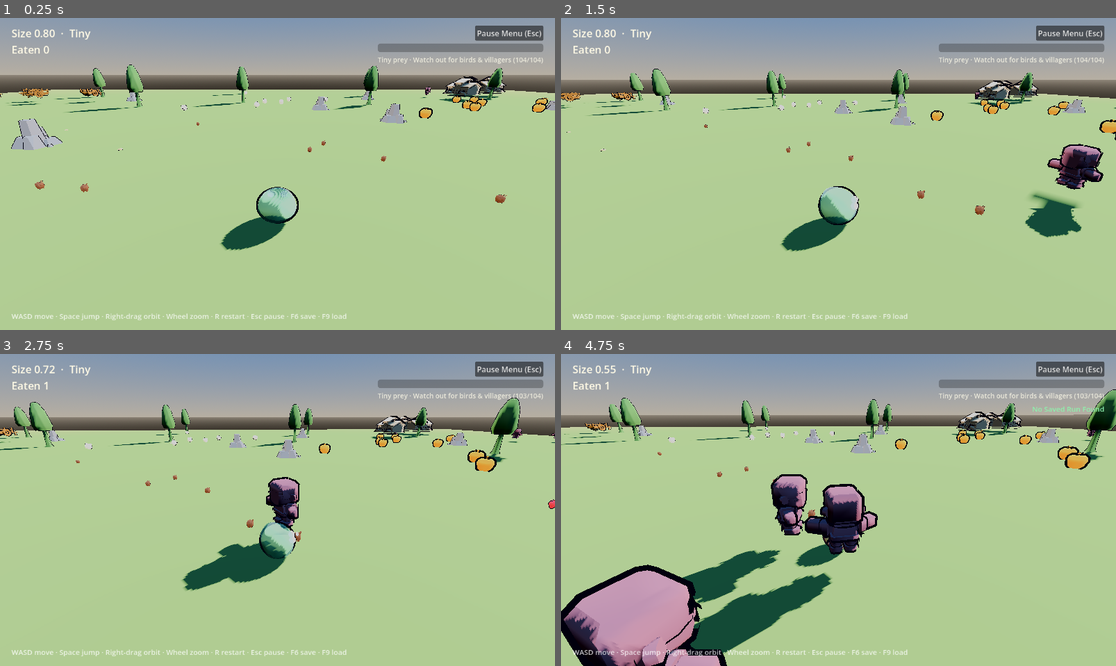
Above: before the commit, frames 1-4 (two rows, left to right).
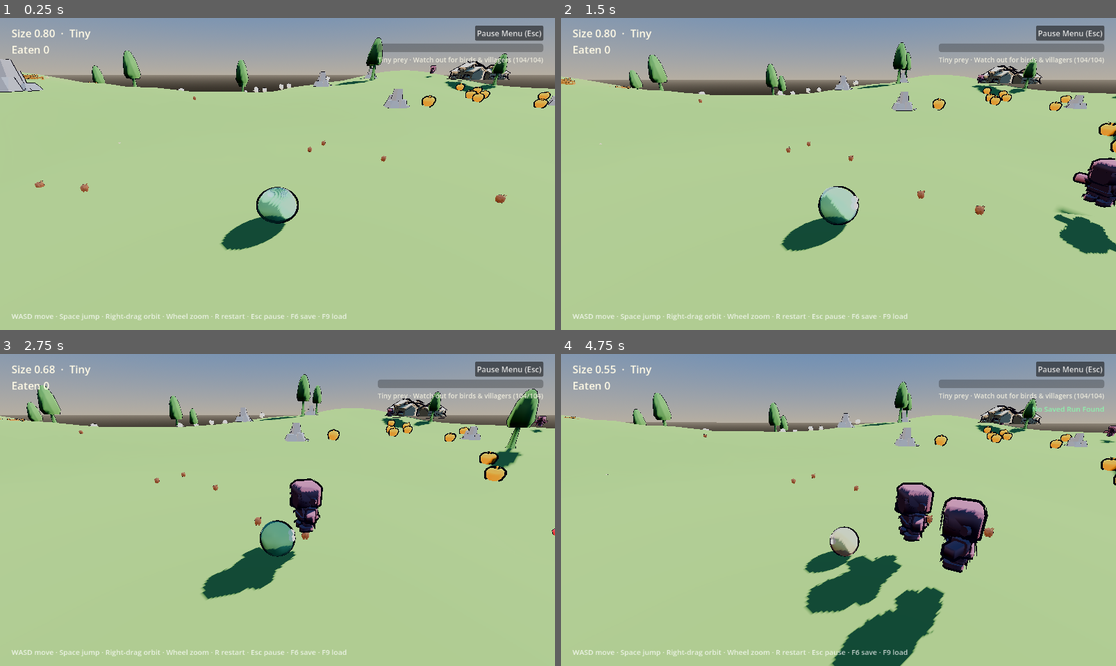
Above: after the commit, the same moments.

Repository: EN-rain/how-to-live-as-a-slime
Game: Godot game, scene res://scenes/main.tscn
The game is run twice, just before and just after one commit, with the same random seed, the same clock (stepped at 60 frames per second) and the same inputs.
Inputs (mouse positions are in pixels of both pictures, inside the frame that each line leads up to):
- Up to frame 1 (0.25 s): no input
- Up to frame 2 (1.5 s): move the mouse to (960, 158) at 0.52 s; hold D (move_right) 0.53-1.25 s; click (960, 158) at 0.67 s; tap Space (jump) at 0.77 s; drag from (727, 189) to (810, 236) at 1.27 s
- Up to frame 3 (2.75 s): move the mouse to (333, 441) at 2.02 s; hold D (move_right) from 2.03 s (still down)
- Up to frame 4 (4.75 s): release D (move_right) at 2.75 s; drag from (810, 572) to (672, 463) at 2.77 s; move the mouse to (1005, 556) at 3.52 s; hold A (move_left) 3.53-4.25 s; tap Space (jump) at 3.77 s; tap F9 (quick_load) at 4.15 s; drag from (672, 463) to (755, 432) at 4.27 s

The runs differ from the first frame. In frame 1, 6.3% of the frame differs, in the area x 0-100%, y 6-56%; in frame 2, 8.5%; in frame 3, 11%; in frame 4, 29%, in the area x 0-100%, y 8-100%.

Commit message:
feat(world): generate rolling terrain and snap spawns to it
Replace the flat 100x100 box with an ArrayMesh height field and matching ConcavePolygonShape3D, sample the same height function for the navmesh, and snap trees, rocks, edibles, mobs, and saved positions to the ground. Named mounds give the arena landmarks while the spawn stays flat; the boundary walls now extend below the lowest terrain.

Diff:
--- a/scenes/world.tscn
+++ b/scenes/world.tscn
@@ -33,24 +33,19 @@
 fog_depth_begin = 42.0
 fog_depth_end = 150.0
 
-[sub_resource type="BoxMesh" id="BoxMesh_ground"]
-size = Vector3(100, 1, 100)
-
-[sub_resource type="BoxShape3D" id="BoxShape_ground"]
-size = Vector3(100, 1, 100)
-
 [sub_resource type="BoxShape3D" id="BoxShape_wall_ns"]
-size = Vector3(100, 8, 1)
+size = Vector3(100, 14, 1)
 
 [sub_resource type="BoxShape3D" id="BoxShape_wall_ew"]
-size = Vector3(1, 8, 100)
-
-[node name="World" type="Node3D" node_paths=PackedStringArray("world_environment", "sun_light", "nav_region", "ground_mesh", "trees_root", "rocks_root")]
+size = Vector3(1, 14, 100)
+
+[node name="World" type="Node3D" node_paths=PackedStringArray("world_environment", "sun_light", "nav_region", "ground_mesh", "ground_collision", "trees_root", "rocks_root")]
 script = ExtResource("1_world")
 world_environment = NodePath("WorldEnvironment")
 sun_light = NodePath("Sun")
 nav_region = NodePath("NavigationRegion3D")
 ground_mesh = NodePath("NavigationRegion3D/Ground/Mesh")
+ground_collision = NodePath("NavigationRegion3D/Ground/Collision")
 trees_root = NodePath("NavigationRegion3D/Trees")
 rocks_root = NodePath("NavigationRegion3D/Rocks")
 
@@ -69,20 +64,17 @@
 [node name="NavigationRegion3D" type="NavigationRegion3D" parent="."]
 
 [node name="Ground" type="StaticBody3D" parent="NavigationRegion3D"]
-transform = Transform3D(1, 0, 0, 0, 1, 0, 0, 0, 1, 0, -0.5, 0)
 collision_layer = 1
 collision_mask = 0
 
 [node name="Mesh" type="MeshInstance3D" parent="NavigationRegion3D/Ground"]
-mesh = SubResource("BoxMesh_ground")
 
 [node name="Collision" type="CollisionShape3D" parent="NavigationRegion3D/Ground"]
-shape = SubResource("BoxShape_ground")
 
 [node name="Walls" type="Node3D" parent="NavigationRegion3D"]
 
 [node name="NorthWall" type="StaticBody3D" parent="NavigationRegion3D/Walls"]
-transform = Transform3D(1, 0, 0, 0, 1, 0, 0, 0, 1, 0, 4, -50)
+transform = Transform3D(1, 0, 0, 0, 1, 0, 0, 0, 1, 0, 3, -50)
 collision_layer = 1
 collision_mask = 0
 
@@ -90,7 +82,7 @@
 shape = SubResource("BoxShape_wall_ns")
 
 [node name="SouthWall" type="StaticBody3D" parent="NavigationRegion3D/Walls"]
-transform = Transform3D(1, 0, 0, 0, 1, 0, 0, 0, 1, 0, 4, 50)
+transform = Transform3D(1, 0, 0, 0, 1, 0, 0, 0, 1, 0, 3, 50)
 collision_layer = 1
 collision_mask = 0
 
@@ -98,7 +90,7 @@
 shape = SubResource("BoxShape_wall_ns")
 
 [node name="WestWall" type="StaticBody3D" parent="NavigationRegion3D/Walls"]
-transform = Transform3D(1, 0, 0, 0, 1, 0, 0, 0, 1, -50, 4, 0)
+transform = Transform3D(1, 0, 0, 0, 1, 0, 0, 0, 1, -50, 3, 0)
 collision_layer = 1
 collision_mask = 0
 
@@ -106,7 +98,7 @@
 shape = SubResource("BoxShape_wall_ew")
 
 [node name="EastWall" type="StaticBody3D" parent="NavigationRegion3D/Walls"]
-transform = Transform3D(1, 0, 0, 0, 1, 0, 0, 0, 1, 50, 4, 0)
+transform = Transform3D(1, 0, 0, 0, 1, 0, 0, 0, 1, 50, 3, 0)
 collision_layer = 1
 collision_mask = 0
 
--- a/scripts/main.gd
+++ b/scripts/main.gd
@@ -115,7 +115,7 @@
 	if eat_sound == null:
 		eat_sound = get_node_or_null("EatSound") as AudioStreamPlayer
 
-	player.position = Vector3(0, 1.0, 0)
+	player.position = Vector3(0, _ground_height(0.0, 0.0) + 1.0, 0)
 	_camera_pitch = deg_to_rad(camera_pitch_deg)
 	_prewarm_burst_pool()
 	_spawn_edibles()
@@ -213,7 +213,6 @@
 	var parent: Node = edibles_root if edibles_root != null else self
 	for group in EDIBLE_GROUPS:
 		var data: EdibleData = group["data"]
-		var y := data.size * 0.55
 		var centre: Vector3 = group["center"]
 		var reach: float = group["radius"]
 		for i in int(group["count"]):
@@ -223,7 +222,7 @@
 			for attempt in 24:
 				var angle := rng.randf() * TAU
 				var radius := sqrt(rng.randf()) * reach
-				spot = Vector3(centre.x + cos(angle) * radius, y, centre.z + sin(angle) * radius)
+				spot = Vector3(centre.x + cos(angle) * radius, 0.0, centre.z + sin(angle) * radius)
 				# Never spawn a free meal inside the player's starting eat radius.
 				var flat := Vector2(spot.x, spot.z)
 				if flat.length() < SAFE_SPAWN_RADIUS:
@@ -232,6 +231,8 @@
 					spot.z = outward.y * SAFE_SPAWN_PUSH
 				if _is_spot_clear(spot.x, spot.z, 1.6):
 					break
+			# Sit the meal on the terrain rather than on the old y = 0 plane.
+			spot.y = _ground_height(spot.x, spot.z) + data.size * 0.55
 			var edible := edible_scene.instantiate() as Edible
 			edible.data = data
 			# Position before add_child: _ready() must not run at the origin.
@@ -247,14 +248,14 @@
 		var villager := mob_scene.instantiate() as Mob
 		villager.data = VILLAGER_DATA
 		var spot := _mob_spawn_point(rng, 12.0, 44.0, 2.6)
-		spot.y = 1.2
+		spot.y = _ground_height(spot.x, spot.z) + 1.2
 		villager.position = spot
 		parent.add_child(villager)
 	for i in bird_count:
 		var bird := mob_scene.instantiate() as Mob
 		bird.data = BIRD_DATA
 		var spot := _mob_spawn_point(rng, 6.0, 46.0, 2.6)
-		spot.y = rng.randf_range(1.5, 3.5)
+		spot.y = _ground_height(spot.x, spot.z) + rng.randf_range(1.5, 3.5)
 		bird.position = spot
 		parent.add_child(bird)
 
@@ -283,6 +284,13 @@
 			if p != null and Vector2(x - p.position.x, z - p.position.z).length() < clearance:
 				return false
 	return true
+
+
+## Terrain elevation at (x, z); falls back to the old flat plane before World._ready.
+func _ground_height(x: float, z: float) -> float:
+	if world == null:
+		return 0.0
+	return world.terrain_height(x, z)
 
 
 # --- Save & Load ------------------------------------------------------------
@@ -337,7 +345,12 @@
 			if ResourceLoader.exists(path):
 				var ed := edible_scene.instantiate() as Edible
 				ed.data = load(path) as EdibleData
-				ed.position = item.get("position", Vector3.ZERO)
+				var saved_pos: Vector3 = item.get("position", Vector3.ZERO)
+				ed.position = Vector3(
+					saved_pos.x,
+					_ground_height(saved_pos.x, saved_pos.z) + ed.data.size * 0.55,
+					saved_pos.z
+				)
 				ed_parent.add_child(ed)
 
 	var mob_parent: Node = mobs_root if mobs_root != null else self
@@ -348,18 +361,22 @@
 			if ResourceLoader.exists(path):
 				var mb := mob_scene.instantiate() as Mob
 				mb.data = load(path) as MobData
-				mb.position = item.get("position", Vector3.ZERO)
+				var saved_pos: Vector3 = item.get("position", Vector3.ZERO)
+				var hover := 2.4 if mb.data.flies else 1.2
+				mb.position = Vector3(saved_pos.x, _ground_height(saved_pos.x, saved_pos.z) + hover, saved_pos.z)
 				mob_parent.add_child(mb)
 
 	_elapsed_time = float(state.get("elapsed_time", 0.0))
 	_remaining = saved_edibles.size() + saved_mobs.size()
 	_win_recorded = (_remaining <= 0)
 
+	var saved_player: Vector3 = state.get("position", Vector3(0.0, 1.0, 0.0))
+	saved_player.y = _ground_height(saved_player.x, saved_player.z) + 1.0
 	player.apply_save_state(
 		float(state.get("nutrition", player.start_nutrition)),
 		int(state.get("eaten_count", 0)),
 		state.get("base_color", player.body_color),
-		state.get("position", Vector3(0.0, 1.0, 0.0))
+		saved_player
 	)
 	_camera_ready = false
 	_update_hud()
--- a/scripts/world.gd
+++ b/scripts/world.gd
@@ -13,6 +13,8 @@
 const ROCK_VISIBILITY_END := 110.0
 const NAV_HALF_EXTENT := 48.0
 const NAV_GRID_STEPS := 48
+const GROUND_HALF_EXTENT := 50.0
+const NAV_SURFACE_OFFSET := 0.05
 
 @export_group("Lighting & Sun")
 @export_range(10.0, 80.0, 1.0) var sun_elevation_deg: float = 32.0
@@ -38,6 +40,17 @@
 @export_range(0.5, 3.0, 0.05) var tree_nav_clearance: float = 1.25
 @export_range(0.5, 3.0, 0.05) var rock_nav_clearance: float = 1.35
 
+@export_group("Terrain")
+## Rolling hills so the arena is not a flat plane. Set false for the old box ground.
+@export var terrain_enabled: bool = true
+## Approximate peak height in metres.
+@export_range(0.0, 8.0, 0.1) var terrain_amplitude: float = 5.0
+## The starting area stays flat inside this radius so nothing spawns on a slope.
+@export_range(2.0, 30.0, 0.5) var terrain_flat_radius: float = 7.0
+@export_range(0.01, 0.2, 0.005) var terrain_frequency: float = 0.075
+## Ground mesh / navmesh resolution. Smaller is smoother and more expensive.
+@export_range(1.0, 4.0, 0.5) var terrain_cell_size: float = 2.0
+
 @export_group("Palette")
 @export var ground_color: Color = Color(0.45, 0.62, 0.32)
 @export var trunk_color: Color = Color(0.42, 0.29, 0.2)
@@ -49,6 +62,7 @@
 @export var sun_light: DirectionalLight3D
 @export var nav_region: NavigationRegion3D
 @export var ground_mesh: MeshInstance3D
+@export var ground_collision: CollisionShape3D
 @export var trees_root: Node3D
 @export var rocks_root: Node3D
 
@@ -62,14 +76,111 @@
 		nav_region = get_node_or_null("NavigationRegion3D") as NavigationRegion3D
 	if ground_mesh == null:
 		ground_mesh = get_node_or_null("NavigationRegion3D/Ground/Mesh") as MeshInstance3D
+	if ground_collision == null:
+		ground_collision = get_node_or_null("NavigationRegion3D/Ground/Collision") as CollisionShape3D
 	if trees_root == null:
 		trees_root = get_node_or_null("NavigationRegion3D/Trees") as Node3D
 	if rocks_root == null:
 		rocks_root = get_node_or_null("NavigationRegion3D/Rocks") as Node3D
 
+	_apply_terrain()
+	_snap_props_to_terrain()
 	apply_lighting_settings()
 	apply_palette_materials()
 	_setup_navigation_mesh()
+
+
+## World-space ground elevation. Terrain is a sum of low-frequency waves, scaled
+## down to zero near the spawn point so the opening area stays flat.
+func terrain_height(x: float, z: float) -> float:
+	if not terrain_enabled:
+		return 0.0
+	var f := terrain_frequency
+	var h := sin(x * f) * cos(z * f * 0.85) * 1.1
+	h += sin((x + z) * f * 1.45) * 0.45
+	h += cos(x * f * 0.55 - z * f * 0.7) * 0.65
+	# Mid-frequency swells give the map a few visible rises without steep walls.
+	h += sin(x * f * 3.1 + z * f * 2.3) * 0.25
+	h += cos(x * f * 2.4 - z * f * 3.0) * 0.18
+	# Named mounds give the map readable landmarks instead of uniform noise.
+	h += 2.20 * _terrain_bump(x, z, 28.0, -30.0, 16.0)
+	h += 1.60 * _terrain_bump(x, z, -32.0, 22.0, 18.0)
+	h -= 1.20 * _terrain_bump(x, z, -20.0, -34.0, 14.0)
+	h += 1.00 * _terrain_bump(x, z, 40.0, 30.0, 12.0)
+	h += 0.90 * _terrain_bump(x, z, -10.0, 42.0, 11.0)
+	var flat := smoothstep(terrain_flat_radius, terrain_flat_radius + 8.0, sqrt(x * x + z * z))
+	return h * flat * (terrain_amplitude / 3.3)
+
+
+## Smooth radial hill used by `terrain_height`.
+func _terrain_bump(x: float, z: float, cx: float, cz: float, radius: float) -> float:
+	var dx := (x - cx) / radius
+	var dz := (z - cz) / radius
+	return exp(-(dx * dx + dz * dz) * 0.5)
+
+
+## Builds the hilly ground mesh and matching concave collision from `terrain_height`.
+func _apply_terrain() -> void:
+	if ground_mesh == null:
+		return
+	if not terrain_enabled:
+		var box := BoxMesh.new()
+		box.size = Vector3(GROUND_HALF_EXTENT * 2.0, 1.0, GROUND_HALF_EXTENT * 2.0)
+		ground_mesh.position = Vector3(0.0, -0.5, 0.0)
+		ground_mesh.mesh = box
+		if ground_collision != null:
+			ground_collision.position = Vector3(0.0, -0.5, 0.0)
+			var shape := BoxShape3D.new()
+			shape.size = box.size
+			ground_collision.shape = shape
+		return
+
+	ground_mesh.position = Vector3.ZERO
+	if ground_collision != null:
+		ground_collision.position = Vector3.ZERO
+
+	var step := terrain_cell_size
+	var count := int(round(GROUND_HALF_EXTENT * 2.0 / step))
+	var stride := count + 1
+	var st := SurfaceTool.new()
+	st.begin(Mesh.PRIMITIVE_TRIANGLES)
+	for gz in stride:
+		var z := -GROUND_HALF_EXTENT + float(gz) * step
+		for gx in stride:
+			var x := -GROUND_HALF_EXTENT + float(gx) * step
+			st.set_uv(Vector2(float(gx) / float(count), float(gz) / float(count)))
+			st.add_vertex(Vector3(x, terrain_height(x, z), z))
+	for gz in count:
+		for gx in count:
+			var i0 := gz * stride + gx
+			var i1 := i0 + 1
+			var i2 := (gz + 1) * stride + gx + 1
+			var i3 := (gz + 1) * stride + gx
+			# Godot treats clockwise triangles as front-facing; this winding is +Y.
+			st.add_index(i0)
+			st.add_index(i1)
+			st.add_index(i2)
+			st.add_index(i0)
+			st.add_index(i2)
+			st.add_index(i3)
+	st.generate_normals()
+	var mesh := st.commit()
+	ground_mesh.mesh = mesh
+	if ground_collision != null:
+		var shape := ConcavePolygonShape3D.new()
+		shape.set_faces(mesh.get_faces())
+		ground_collision.shape = shape
+
+
+## Trees and rocks are authored at y = 0 in the scene; sit them on the terrain.
+func _snap_props_to_terrain() -> void:
+	for root in [trees_root, rocks_root]:
+		if root == null:
+			continue
+		for prop in root.get_children():
+			var p := prop as Node3D
+			if p != null:
+				p.position.y = terrain_height(p.position.x, p.position.z)
 
 
 func apply_lighting_settings() -> void:
@@ -199,7 +310,7 @@
 		var z := -NAV_HALF_EXTENT + float(gz) * step
 		for gx in stride:
 			var x := -NAV_HALF_EXTENT + float(gx) * step
-			verts[gz * stride + gx] = Vector3(x, 0.0, z)
+			verts[gz * stride + gx] = Vector3(x, terrain_height(x, z) + NAV_SURFACE_OFFSET, z)
 
 	nav_mesh.set_vertices(verts)
 
--- a/tests/smoke_test.gd
+++ b/tests/smoke_test.gd
@@ -34,6 +34,19 @@
 		world != null and world.nav_region != null and world.nav_region.navigation_mesh != null and world.nav_region.navigation_mesh.get_polygon_count() > 100,
 		"world builds an obstacle-carved NavigationMesh around trees and rocks"
 	)
+	if world != null:
+		var flat_h := world.terrain_height(0.0, 0.0)
+		var hill_h := world.terrain_height(28.0, -30.0)
+		_check(
+			absf(flat_h) < 0.01 and absf(hill_h) > 0.5,
+			"world ground is hilly away from a flat spawn (center %.2f, hill %.2f)" % [flat_h, hill_h]
+		)
+		var nav_min := INF
+		var nav_max := -INF
+		for v in world.nav_region.navigation_mesh.get_vertices():
+			nav_min = minf(nav_min, v.y)
+			nav_max = maxf(nav_max, v.y)
+		_check(nav_max - nav_min > 1.0, "navmesh follows the terrain height (y range %.2f)" % (nav_max - nav_min))
 	_check(
 		player.get_node_or_null("Body/LeftEye/Pupil") != null,
 		"slime visuals (eyes and pupils) are authored in slime.tscn"
Not shown: 1 places in scenes/world.tscn that only renumber resources
